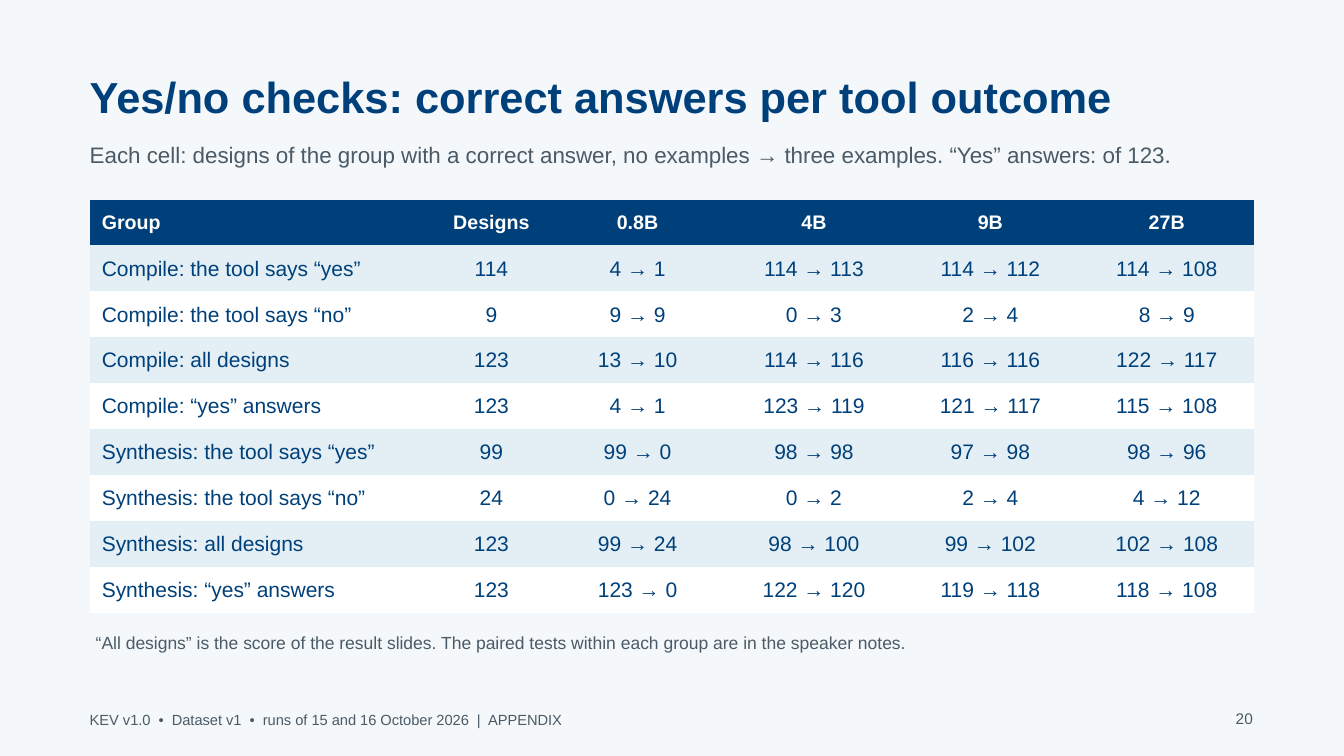
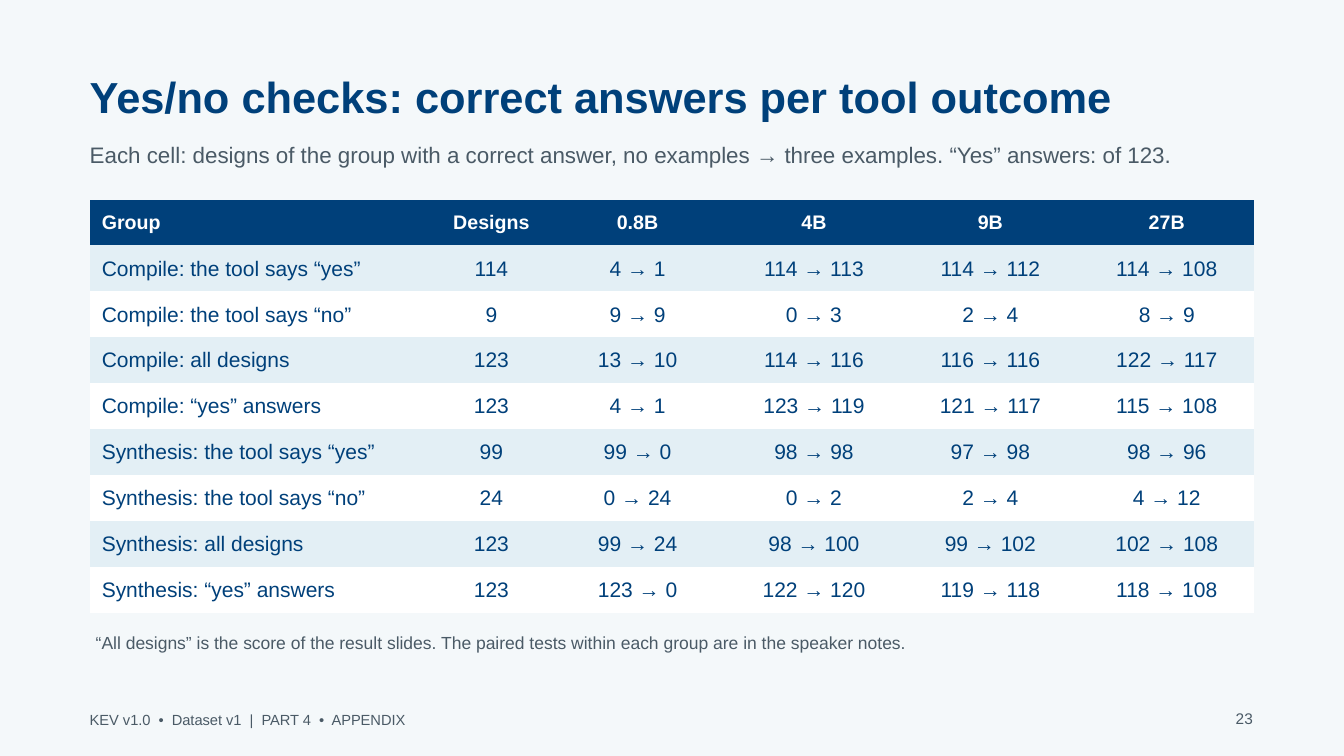
Before and after one commit to stef-c1/JEV_RTL_Benchmarking, a slide deck: slide 23 of presentations/KEV_RTL_findings_20261015.pptx (slide 20 before the commit). Drawn at 1344x756 pixels with LibreOffice and Linux fonts; fonts in the diff are those of the drawing. Boxes give left, top, right and bottom in pixels: in the first picture for what was removed or moved away, otherwise in the second. Text is boxed around its words. In the diff, an @@ line names an element or a change of style, - is before the commit and + after.

```diff
--- a/presentations/KEV_RTL_findings_20261015.pptx
+++ b/presentations/KEV_RTL_findings_20261015.pptx
@@ text at (90, 715, 406, 725): text changed @@
-KEV v1.0 • Dataset v1 • runs of 15 and 16 October 2026 | APPENDIX
+KEV v1.0 • Dataset v1 | PART 4 • APPENDIX
@@ text at (1236, 713, 1253, 724): text changed @@
-20
+23
```
Also in this commit, not shown: 26 other slides changed, 5 slides added, 2 slides removed, 45 other files.
